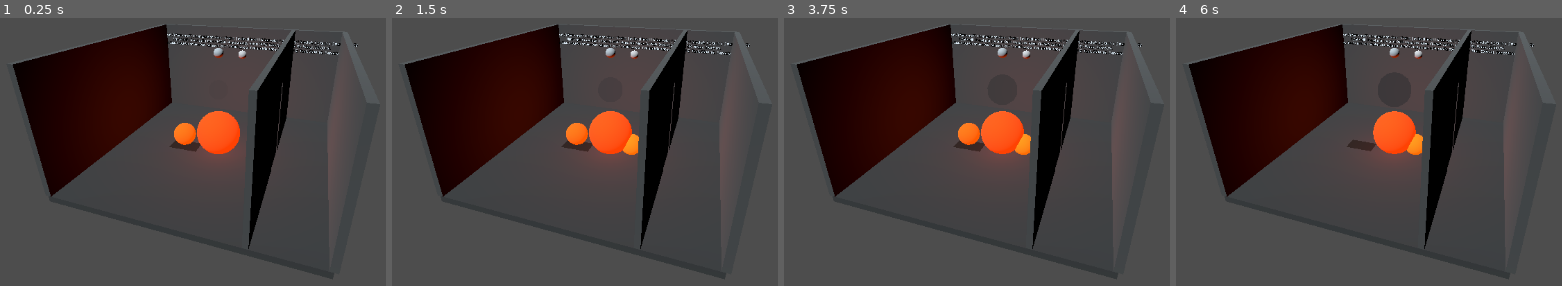
Above: before the commit, frames 1-4 (left to right).
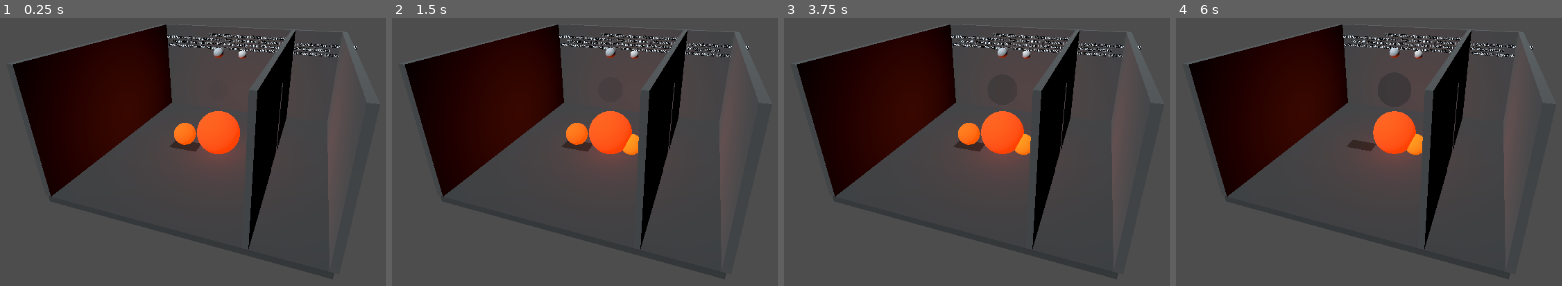
Above: after the commit, the same moments.

Repository: kblood/GameSystems
Game: Godot game, scene res://demos/sprinkler_fire/fire_station_demo.tscn
Same seed, same stepped clock (60 frames per second), same inputs: the game is played once before the commit and once after it. The project has no main scene, so this scene is started directly.
Inputs:
- Up to frame 1 (0.25 s): no input
- Up to frame 2 (1.5 s): tap Enter at 0.5 s; hold D 0.53-1.28 s; tap F at 0.6 s; tap Space at 1.25 s; hold S from 1.28 s (still down); tap V at 1.35 s
- Up to frame 3 (3.75 s): tap Enter at 2, 3.5 s; release S at 2.03 s; hold D 2.03-3.53 s; tap B at 2.1 s; tap Space at 2.75 s; tap X at 2.85 s; hold S from 3.53 s (still down); tap C at 3.6 s
- Up to frame 4 (6 s): tap Space at 4.25 s; tap R at 4.35 s; tap I at 5.1 s; release S at 5.78 s; hold D from 5.78 s (still down); tap E at 5.85 s

The runs differ from the first frame. In frame 1, 1.5% of the frame differs, in the area x 43-93%, y 5-15%; in frame 2, 1.5%; in frame 3, 1.5%; in frame 4, 1.5%.

Commit message:
Add fire station scenario objectives

Diff:
--- a/godot/demos/sprinkler_fire/fire_station_demo.gd
+++ b/godot/demos/sprinkler_fire/fire_station_demo.gd
@@ -27,6 +27,9 @@
 const MAIN_SWITCH_ID := &"main-switch"
 const FAULT_SWITCH_ID := &"fault-switch"
 const WATER_CAPACITY_ML := 20000.0
+const MISSION_FIRE_TARGETS: Array[StringName] = [FIRE_ID, SPREAD_FIRE_ID, SPILL_FIRE_ID]
+const MISSION_MAX_ADJACENT_TEMPERATURE_C := 80.0
+const MISSION_MAX_ADJACENT_SMOKE := 0.25
 
 var thermal: RefCounted
 var thermal_portals: RefCounted
@@ -407,7 +410,37 @@
 		"diesel_spill_visible": _spill_visual.visible, "spill_fire_visible": _spill_fire_visual.visible,
 		"sprinkler_runoff_visible": _sprinkler_runoff_visual.visible,
 		"spill_status": _spill_status(),
+		"mission": mission_state(),
 		"last_puddle_result": last_puddle_result.duplicate(true)}
+
+
+## Small scenario layer for the demo; the underlying fire and room systems stay independent.
+func mission_state() -> Dictionary:
+	if thermal == null: return {"status": &"unavailable", "fires_out": 0, "fire_count": MISSION_FIRE_TARGETS.size()}
+	var fires_out := 0
+	var active_fires: Array[StringName] = []
+	var missing_fires: Array[StringName] = []
+	for id in MISSION_FIRE_TARGETS:
+		var item: Dictionary = thermal.object_state(id)
+		if item.is_empty():
+			missing_fires.append(id)
+			continue
+		if bool(item.get("burning", false)):
+			active_fires.append(id)
+		else:
+			fires_out += 1
+	var adjacent: Dictionary = thermal.room_state(ADJACENT_ROOM_ID)
+	var adjacent_temperature := float(adjacent.get("temperature_c", 20.0))
+	var adjacent_smoke := float(adjacent.get("smoke", 0.0))
+	var adjacent_safe := not adjacent.is_empty() and adjacent_temperature <= MISSION_MAX_ADJACENT_TEMPERATURE_C \
+		and adjacent_smoke <= MISSION_MAX_ADJACENT_SMOKE
+	var secured := fires_out == MISSION_FIRE_TARGETS.size() and missing_fires.is_empty() \
+		and active_fires.is_empty() and adjacent_safe
+	return {"status": &"secured" if secured else &"active", "fires_out": fires_out,
+		"fire_count": MISSION_FIRE_TARGETS.size(), "active_fires": active_fires,
+		"missing_fires": missing_fires,
+		"adjacent_safe": adjacent_safe, "adjacent_temperature_c": adjacent_temperature,
+		"adjacent_smoke": adjacent_smoke}
 
 
 func _build_scene() -> void:
@@ -572,7 +605,10 @@
 	var runoff_total_ml := 0.0
 	for receipt: Dictionary in sprinkler_source_receipts.values():
 		runoff_total_ml += float(receipt.get("puddle_ml", 0.0))
-	_status_label.text = "F water head | T floor runoff | H compartment door | V valve | D diesel head | G fuel valve | B battery | S switch | X fault | C fuse | R refill\nI ignite spill | E cool spill | Door: %s  Head: %s  Valve: %s  Switch: %s  Fuse: %s  Water: %.0f mL\nBattery: %.1f / %.1f Wh  Smoke: %.2f  Adjacent: %.1f C / %.3f smoke  Fuel puddle: %.0f mL (%s)  Tank: %.0f mL  Deposited: %.0f mL" % [
+	var mission := mission_state()
+	_status_label.text = "MISSION: %s — fires out %d/%d, adjacent room %s\nF water head | T floor runoff | H compartment door | V valve | D diesel head | G fuel valve | B battery | S switch | X fault | C fuse | R refill\nI ignite spill | E cool spill | Door: %s  Head: %s  Valve: %s  Switch: %s  Fuse: %s  Water: %.0f mL\nBattery: %.1f / %.1f Wh  Smoke: %.2f  Adjacent: %.1f C / %.3f smoke  Fuel puddle: %.0f mL (%s)  Tank: %.0f mL  Deposited: %.0f mL" % [
+		String(mission.status).to_upper(), int(mission.fires_out), int(mission.fire_count),
+		"SAFE" if mission.adjacent_safe else "AT RISK",
 		"OPEN" if compartment_door_open else "CLOSED",
 		"ON" if head.get("triggered", false) else "standby", "OPEN" if valve_open else "CLOSED",
 		"ON" if main_switch_on else "OFF", "BLOWN" if electricity != null and electricity.state(FUSE_ID).blown else "OK",
--- a/godot/demos/sprinkler_fire/fire_station_demo_tests.gd
+++ b/godot/demos/sprinkler_fire/fire_station_demo_tests.gd
@@ -19,6 +19,37 @@
 		and initial.battery.energy_wh == 180.0 and not initial.fuse_blown
 		and not initial.room_smoke_visual.visible and not initial.adjacent_smoke_visual.visible,
 		"scene composes an active fire, finite water supply and fused battery circuit")
+	case_result(initial.mission.status == &"active" and initial.mission.fires_out == 2
+		and initial.mission.fire_count == 3 and initial.mission.adjacent_safe,
+		"scenario begins active with the burning pallet and safe adjacent compartment objectives visible")
+	var mission_demo: Node3D = DemoScene.instantiate()
+	root.add_child(mission_demo)
+	var mission_fire: Dictionary = mission_demo.demo_state().fire
+	var cooled_fire_ml: float = mission_demo.thermal.apply_liquid(&"burning-pallet", &"water", 200.0)
+	var secured_mission: Dictionary = mission_demo.mission_state()
+	mission_demo._update_status()
+	case_result(mission_fire.burning and cooled_fire_ml == 200.0
+		and secured_mission.status == &"secured" and secured_mission.fires_out == 3
+		and secured_mission.adjacent_safe and mission_demo._status_label.text.contains("MISSION: SECURED"),
+		"scenario reports secured in its state and on-screen status only after all targets are out and the adjacent room is safe")
+	mission_demo.queue_free()
+	var unsafe_mission_demo: Node3D = DemoScene.instantiate()
+	root.add_child(unsafe_mission_demo)
+	unsafe_mission_demo.thermal.apply_liquid(&"burning-pallet", &"water", 200.0)
+	unsafe_mission_demo.thermal.configure_room(&"adjacent-room", {"smoke": 0.3})
+	var unsafe_mission: Dictionary = unsafe_mission_demo.mission_state()
+	case_result(unsafe_mission.status == &"active" and not unsafe_mission.adjacent_safe,
+		"mission remains active when the extinguished fire targets have an unsafe adjacent smoke level")
+	unsafe_mission_demo.queue_free()
+	var missing_mission_demo: Node3D = DemoScene.instantiate()
+	root.add_child(missing_mission_demo)
+	missing_mission_demo.thermal.apply_liquid(&"burning-pallet", &"water", 200.0)
+	missing_mission_demo.thermal.remove_object(&"diesel-spill-fire")
+	var missing_mission: Dictionary = missing_mission_demo.mission_state()
+	case_result(missing_mission.status == &"active" and missing_mission.fires_out == 2
+		and missing_mission.missing_fires == [&"diesel-spill-fire"],
+		"mission fails closed when a required fire target is missing from thermal state")
+	missing_mission_demo.queue_free()
 	var compartments_demo: Node3D = DemoScene.instantiate()
 	root.add_child(compartments_demo)
 	var demo_camera := compartments_demo.get_node_or_null("DemoCamera") as Camera3D
Not shown, changed: docs/improvement_backlog.md
Not shown, changed: godot/demos/sprinkler_fire/README.md
